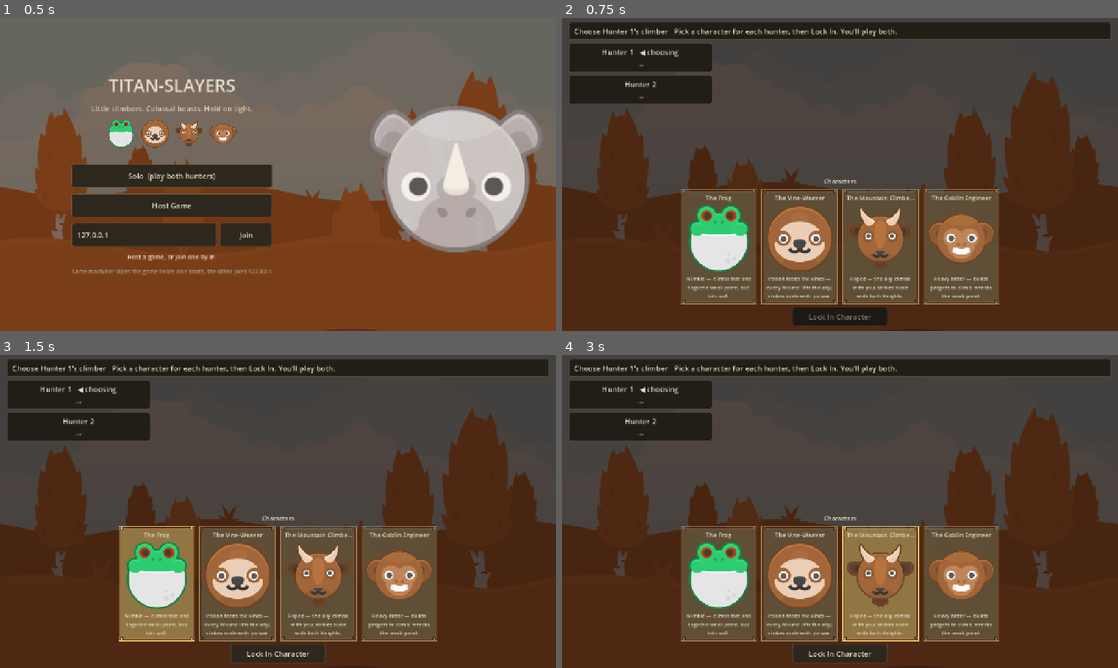
Above: before the commit, frames 1-4 (two rows, left to right).
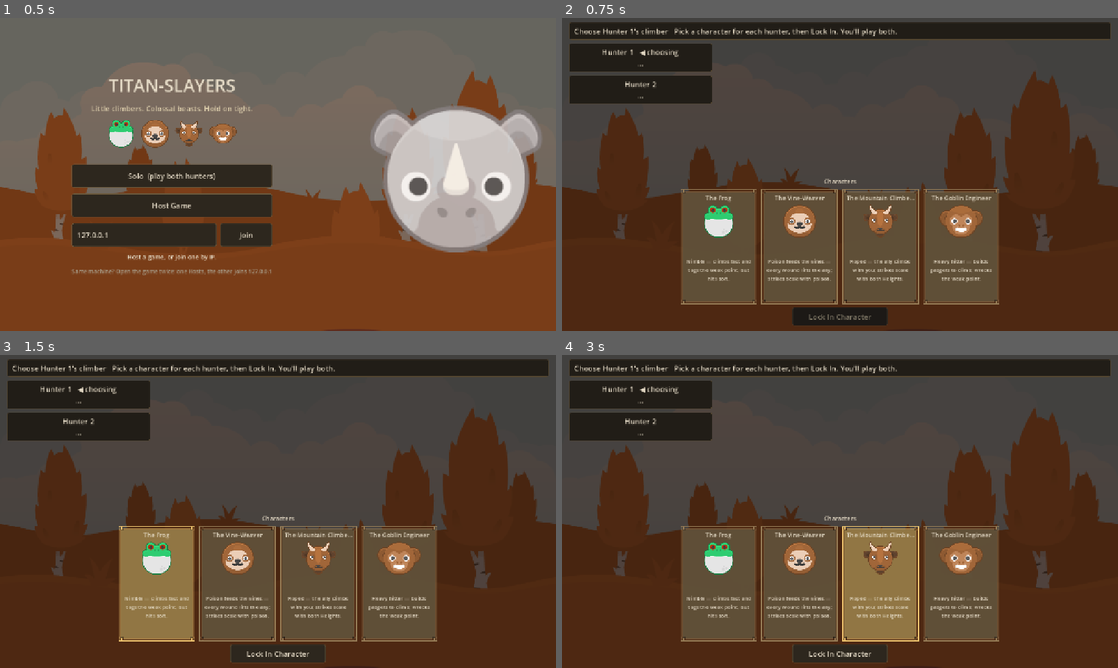
Above: after the commit, the same moments.

Repository: nbensen6/CardGame
Game: Godot game, scene res://views/menu.tscn
The game is run twice, just before and just after one commit, with the same random seed, the same clock (stepped at 60 frames per second) and the same inputs.
Inputs (mouse positions are in pixels of both pictures, inside the frame that each line leads up to):
- Up to frame 1 (0.5 s): no input
- Up to frame 2 (0.75 s): click "Solo (play both hunters)" at 0.5 s
- Up to frame 3 (1.5 s): click (155, 583) at 1.27 s
- Up to frame 4 (3 s): click (801, 583) at 2.02 s; click (878, 583) at 2.77 s

Frame 1 is identical in both runs. In frame 2, 7.1% of the frame differs, in the area x 22-78%, y 59-90%; in frame 3, 7.1%; in frame 4, 6.9%.

Commit message:
Cards: drop the ally tag, shrink the icon to an accent
Nick: the 'helps your ally' tag messed up card text, and the icon ate
too much space. Tag removed; card art is now a fixed 42px accent
(76px for character portraits) with the rules text centered in the
freed space. Screenshot-verified.

Co-Authored-By: Claude Opus 4.8 <noreply@anthropic.com>

Diff:
--- a/game/ui/card_view.gd
+++ b/game/ui/card_view.gd
@@ -91,8 +91,6 @@
 	box.add_child(_header(String(data.get("name", "")), int(data.get("cost", 0)), bool(data.get("no_cost", false))))
 	box.add_child(_art(String(data.get("icon", "")), String(data.get("portrait", ""))))
 	box.add_child(_body(String(data.get("text", ""))))
-	if String(data.get("target", "self")) == "ally":
-		box.add_child(_tag("→ helps your ally"))  # enemy-targeting is the default; only flag ally cards
 
 	_strip = _build_timing_strip()  # hidden until start_timing()
 	box.add_child(_strip)
@@ -134,8 +132,10 @@
 func _art(icon: String, portrait: String = "") -> Control:
 	var tex := TextureRect.new()
 	tex.mouse_filter = Control.MOUSE_FILTER_IGNORE
-	tex.custom_minimum_size = Vector2(0, 56)
-	tex.size_flags_vertical = Control.SIZE_EXPAND_FILL
+	# Fixed, modest art size — the icon is an accent, not the card's focus (Nick).
+	# Portraits (character select) keep a larger pane.
+	tex.custom_minimum_size = Vector2(0, 76 if portrait != "" else 42)
+	tex.size_flags_vertical = Control.SIZE_SHRINK_CENTER
 	tex.expand_mode = TextureRect.EXPAND_IGNORE_SIZE  # a big PNG must not force the card taller
 	tex.stretch_mode = TextureRect.STRETCH_KEEP_ASPECT_CENTERED
 	if portrait != "" and ResourceLoader.exists(portrait):
@@ -150,7 +150,8 @@
 	var l := _label(text_str, 12)
 	l.autowrap_mode = TextServer.AUTOWRAP_WORD_SMART
 	l.horizontal_alignment = HORIZONTAL_ALIGNMENT_CENTER
-	l.size_flags_vertical = Control.SIZE_SHRINK_END  # sit low; never push past the frame
+	l.vertical_alignment = VERTICAL_ALIGNMENT_CENTER
+	l.size_flags_vertical = Control.SIZE_EXPAND_FILL  # balance the space below the art
 	return l
 
 
